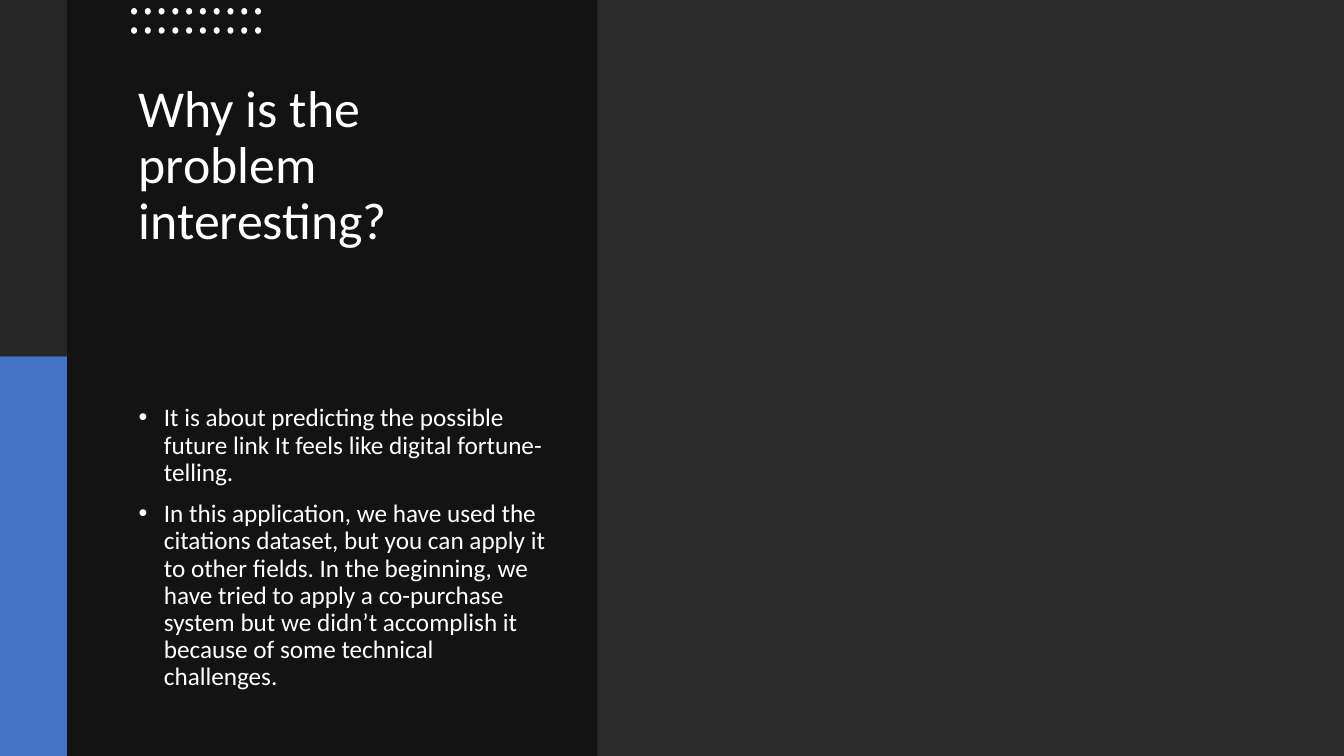
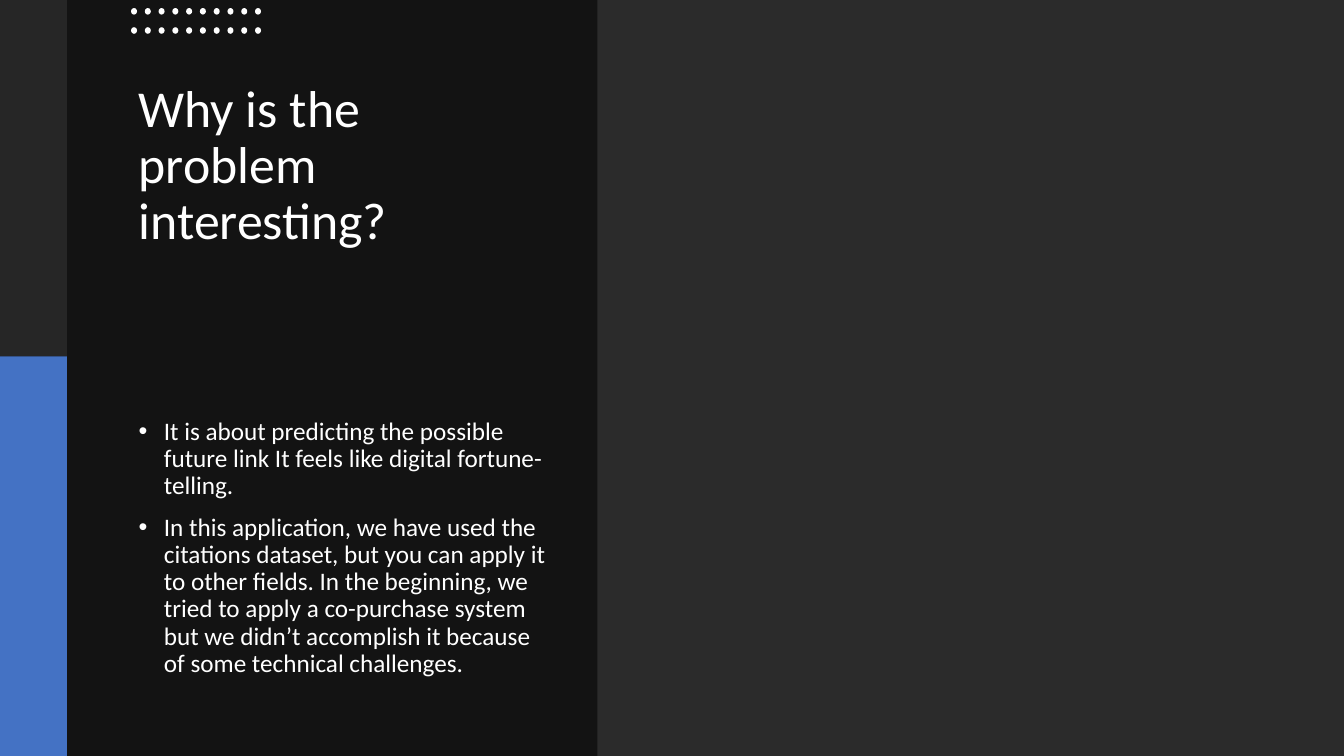
Before and after one commit to omerisildak/bbm462-Link-Prediction, a slide deck: slide 6 of Sunum/Presentation.pptx (slide 5 before the commit). Drawn at 1344x756 pixels with LibreOffice and Linux fonts; fonts in the diff are those of the drawing; background and template pictures are left out; a plain dark background stands for a picture behind light text. Boxes give left, top, right and bottom in pixels: in the first picture for what was removed or moved away, otherwise in the second. Text is boxed around its words. In the diff, an @@ line names an element or a change of style, - is before the commit and + after.

Commit message:
Last Update

```diff
--- a/Sunum/Presentation.pptx
+++ b/Sunum/Presentation.pptx
@@ text at [164, 518, 545, 677]: text changed @@
-• In this application, we have used the citations dataset, but you can apply it to other fields. In the beginning, we have tried to apply a co-purchase system but we didn’t accomplish it because of some technical challenges.
+• In this application, we have used the citations dataset, but you can apply it to other fields. In the beginning, we tried to apply a co-purchase system but we didn’t accomplish it because of some technical challenges.
```
Also in this commit, not shown: 6 other slides changed, 2 slides added.
